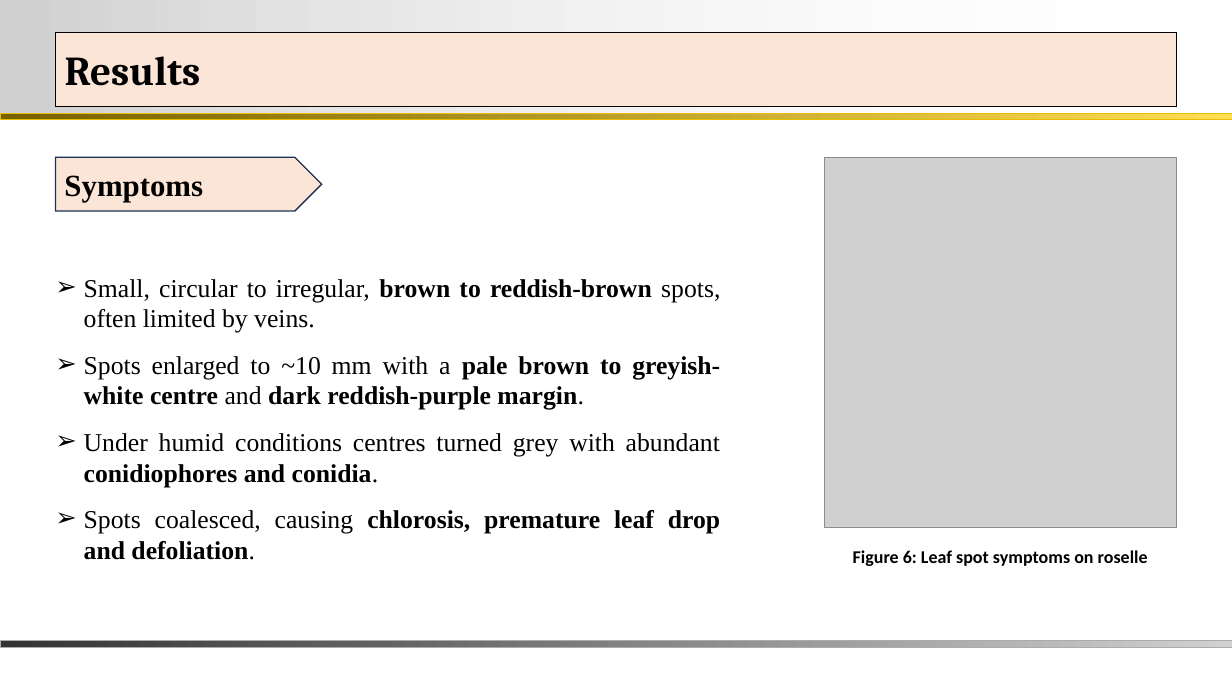
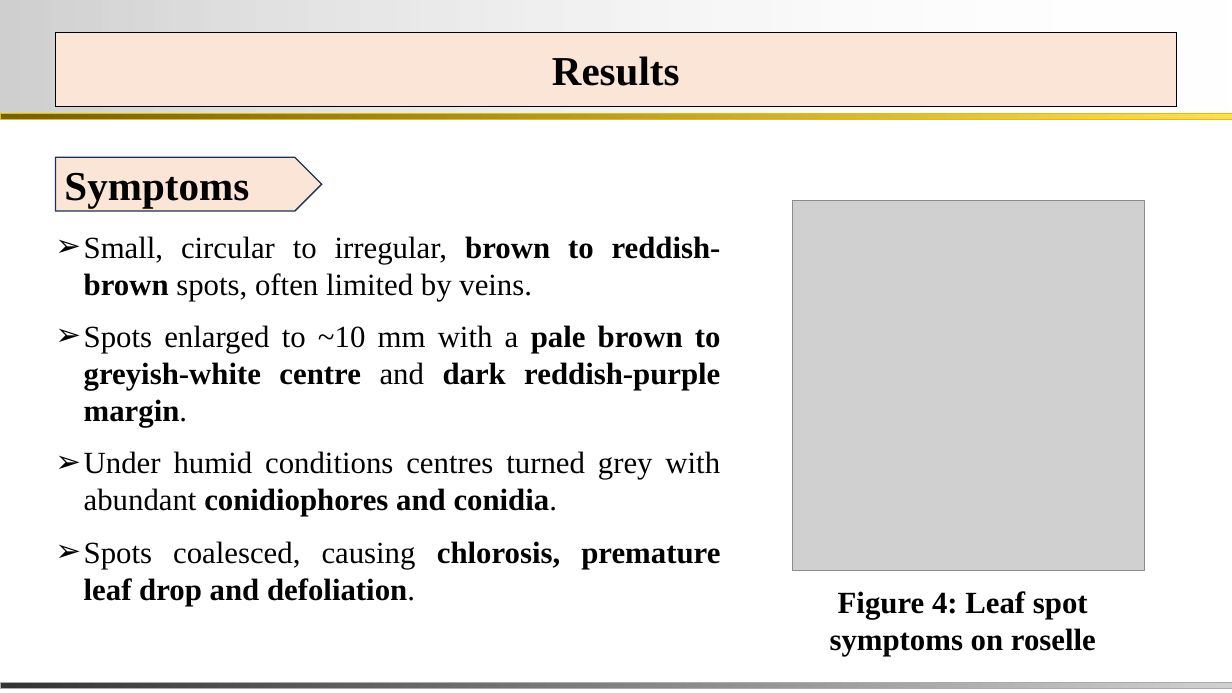
Before and after one commit to bipro-b/nm-documenents, a slide deck: slide 11 of docs/Nisha_MS_Thesis_Defence.pptx (slide 12 before the commit). Drawn at 1232x693 pixels with LibreOffice and Linux fonts; fonts in the diff are those of the drawing; grey boxes stand for pictures; background and template pictures are left out. Boxes give left, top, right and bottom in pixels: in the first picture for what was removed or moved away, otherwise in the second. Text is boxed around its words. In the diff, an @@ line names an element or a change of style, - is before the commit and + after.

```diff
--- a/docs/Nisha_MS_Thesis_Defence.pptx
+++ b/docs/Nisha_MS_Thesis_Defence.pptx
@@ title "Results" at (55,32,1177,106): font Cambria to Times New Roman; alignment left to centre @@
@@ pentagon arrow "Symptoms" at (55,157,322,211): size 24 to 32 pt @@
@@ picture: place and size @@
-picture at (824,158,1176,527)
+picture at (793,201,1145,571)
@@ text "Small, circular to irregular, brown ...": place and size @@
-text "Small, circular to irregular, brown ..." at (84,279,720,560)
+text "Small, circular to irregular, brown ..." at (84,236,721,569)
@@ text "Small, circular to irregular, brown ..." at (84,236,721,569): size 20 to 24 pt @@
@@ text at (830,591,1096,656): text changed; size 14 to 24 pt; font Calibri to Times New Roman @@
-Figure 6: Leaf spot symptoms on roselle
+Figure 4: Leaf spot symptoms on roselle
@@ rectangle: place and size @@
-rectangle at (0,640,1232,647)
+rectangle at (0,682,1232,689)
```
Also in this commit, not shown: 31 other slides changed, 3 slides removed, 2 other files.
